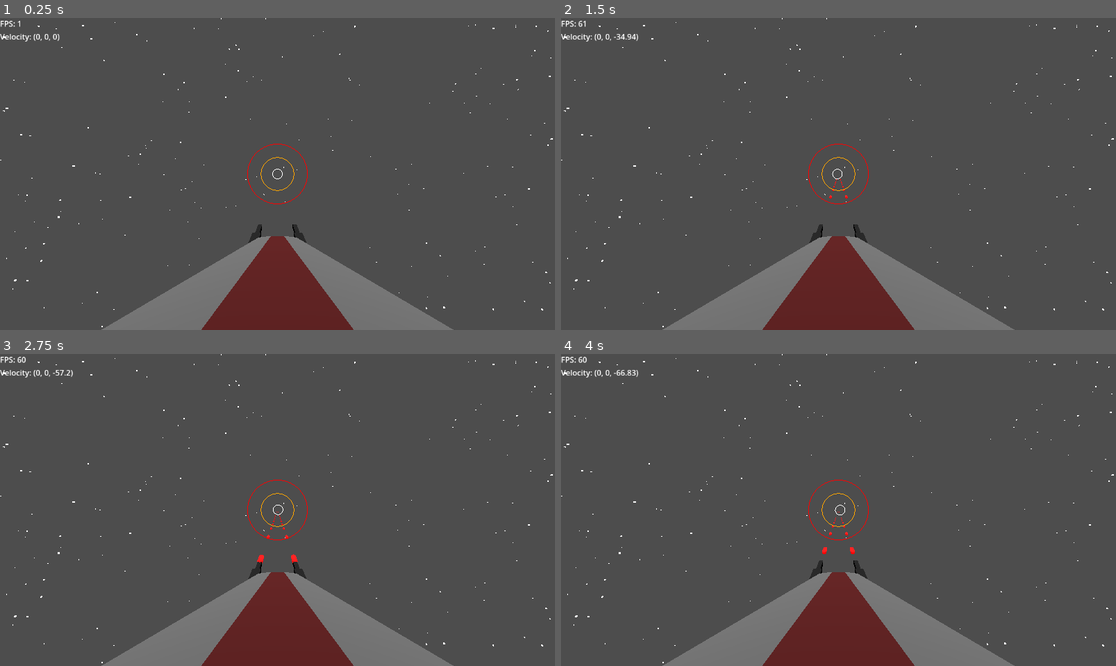
Above: before the commit, frames 1-4 (two rows, left to right).
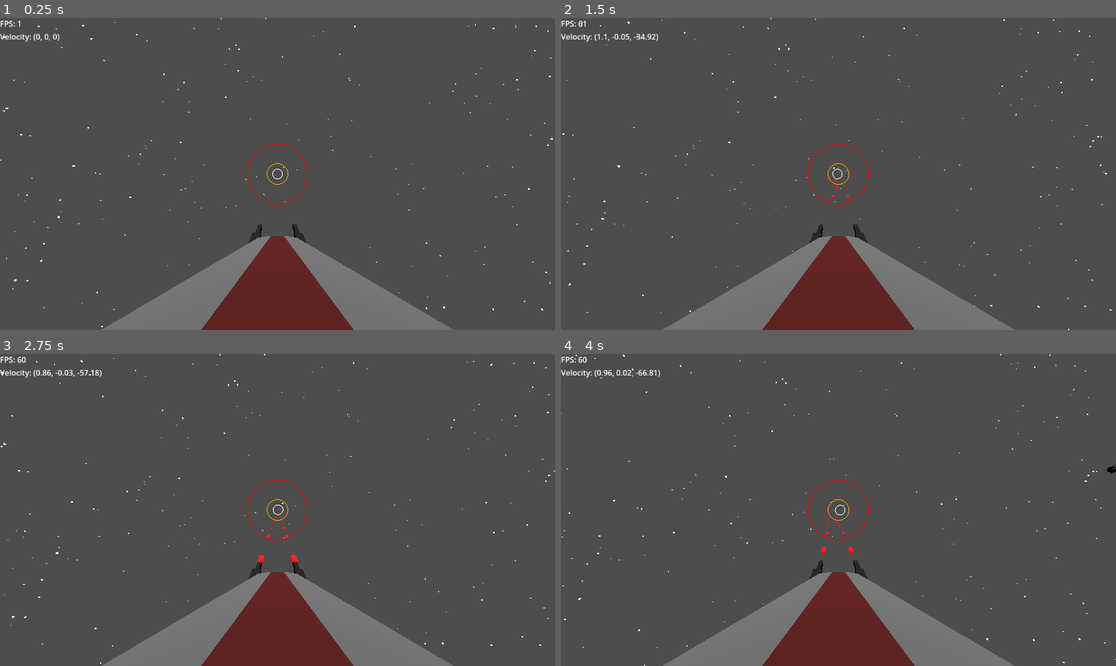
Above: after the commit, the same moments.

Repository: Lilf4/InfiniteSpaceShooter
Game: Godot game, scene res://main.tscn
Same seed, same stepped clock (60 frames per second), same inputs: the game is played once before the commit and once after it.
Inputs (mouse positions are in pixels of both pictures, inside the frame that each line leads up to):
- Up to frame 1 (0.25 s): no input
- Up to frame 2 (1.5 s): tap Enter at 0.5 s; move the mouse to (866, 174) at 0.52 s; press the mouse at (866, 174) at 0.53 s; hold S (backward_thrust) from 0.53 s (still down); move the mouse to (810, 174) at 1.27 s; release the mouse at (810, 174) at 1.28 s; click (810, 174) at 1.35 s
- Up to frame 3 (2.75 s): keep holding S (backward_thrust); move the mouse to (288, 503) at 2.02 s; press the mouse at (288, 503) at 2.03 s
- Up to frame 4 (4 s): keep holding S (backward_thrust); move the mouse to (832, 516) at 2.77 s; release the mouse at (832, 516) at 2.78 s; click (832, 516) at 2.85 s; move the mouse to (877, 513) at 3.52 s; press the mouse at (877, 513) at 3.53 s

The runs differ from the first frame. In frame 1, less than 0.1% of the frame differs, in the area x 46-54%, y 44-56%; in frame 2, 0.4%; in frame 3, 0.4%; in frame 4, 0.5%, in the area x 0-100%, y 0-100%.

Commit message:
changed some defaults

Diff:
--- a/Player.tscn
+++ b/Player.tscn
@@ -41,7 +41,7 @@
 [node name="Camera3D" type="Camera3D" parent="."]
 transform = Transform3D(-1, 0, -8.74228e-08, 0, 1, 0, 8.74228e-08, 0, -1, 0, 4.553, -6)
 projection = 2
-fov = 90.0
+fov = 60.0
 size = 0.001
 near = 0.001
 
--- a/main.tscn
+++ b/main.tscn
@@ -36,7 +36,7 @@
 [node name="Player" parent="." node_paths=PackedStringArray("SpeedLabel") instance=ExtResource("1_4wbho")]
 SpeedLabel = NodePath("../GUI/VBoxContainer/SpeedLabel")
 maxTurnSpeed = 2.0
-turnCutOff = 0.5
+turnCutOff = 0.05
 
 [node name="WaveSpawner" type="Node3D" parent="."]
 script = ExtResource("7_x3jq6")
